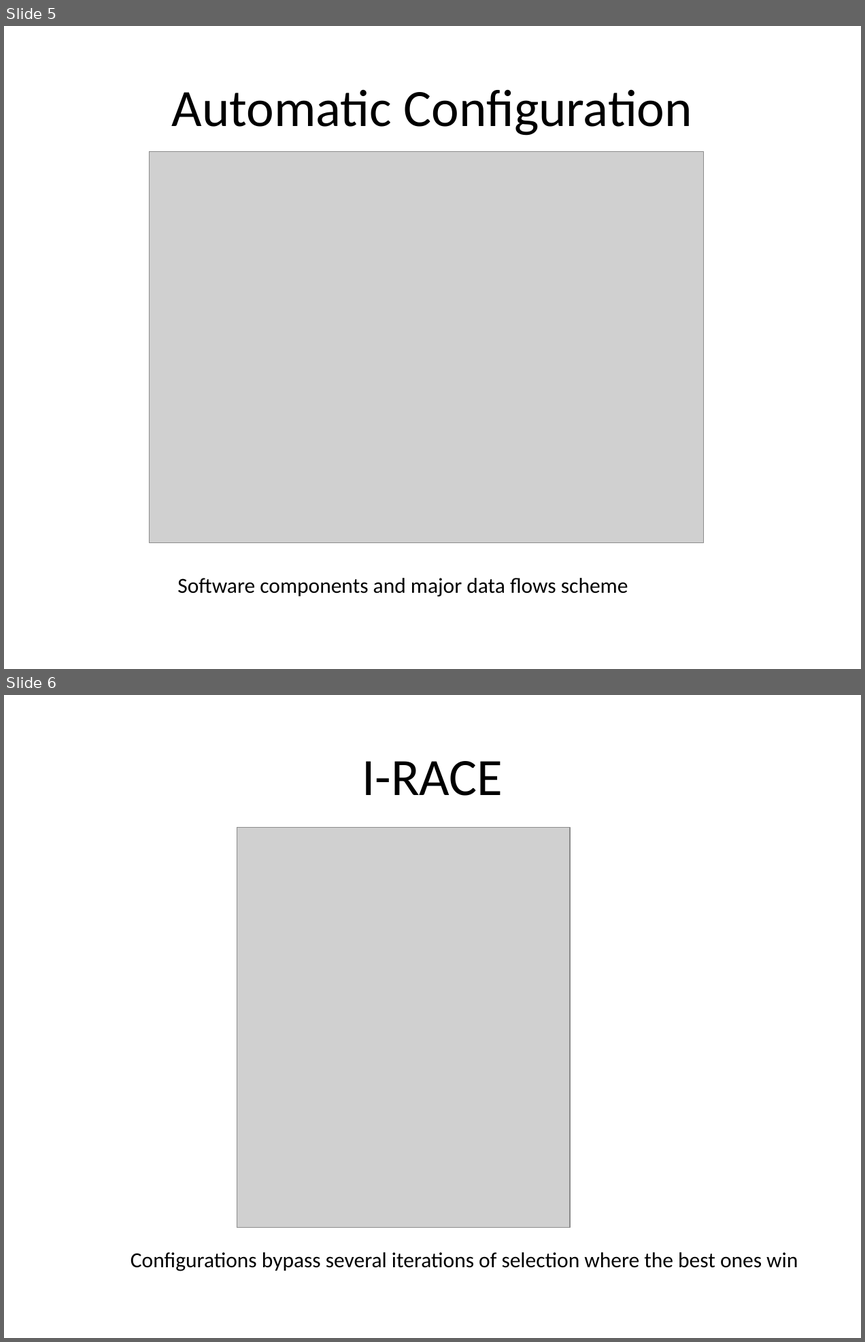
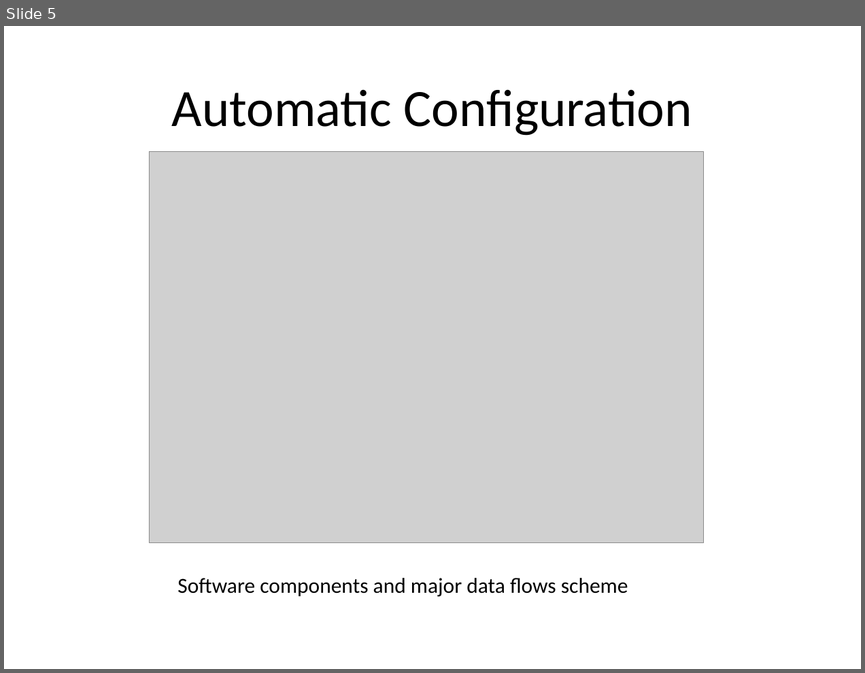
Before and after one commit to ElderMayday/preparatory-work, a slide deck: slides/slides.pptx. Shown one above the other, each under a label of ours: slides 5 and 6 before the commit, slide 5 after it. The pictures are 865x1342 and 865x673 pixels, drawn with LibreOffice and Linux fonts; fonts in the diff are those of the drawing; grey boxes stand for pictures. Boxes give left, top, right and bottom in pixels: in the first picture for what was removed or moved away, otherwise in the second. Text is boxed around its words. In the diff, an @@ line names an element or a change of style, - is before the commit and + after.

```diff
--- a/slides/slides.pptx
+++ b/slides/slides.pptx
@@ slide 6 removed at bbox=[4, 695, 861, 1338], background #FFFFFF @@
@@ title removed at bbox=[362, 761, 502, 796] @@
-I-RACE
@@ picture removed at bbox=[237, 828, 570, 1228] @@
@@ text removed at bbox=[130, 1252, 798, 1271] @@
-Configurations bypass several iterations of selection where the best ones win
```
Also in this commit, not shown: 2 slides changed, 2 slides added, 1 other slide removed.
